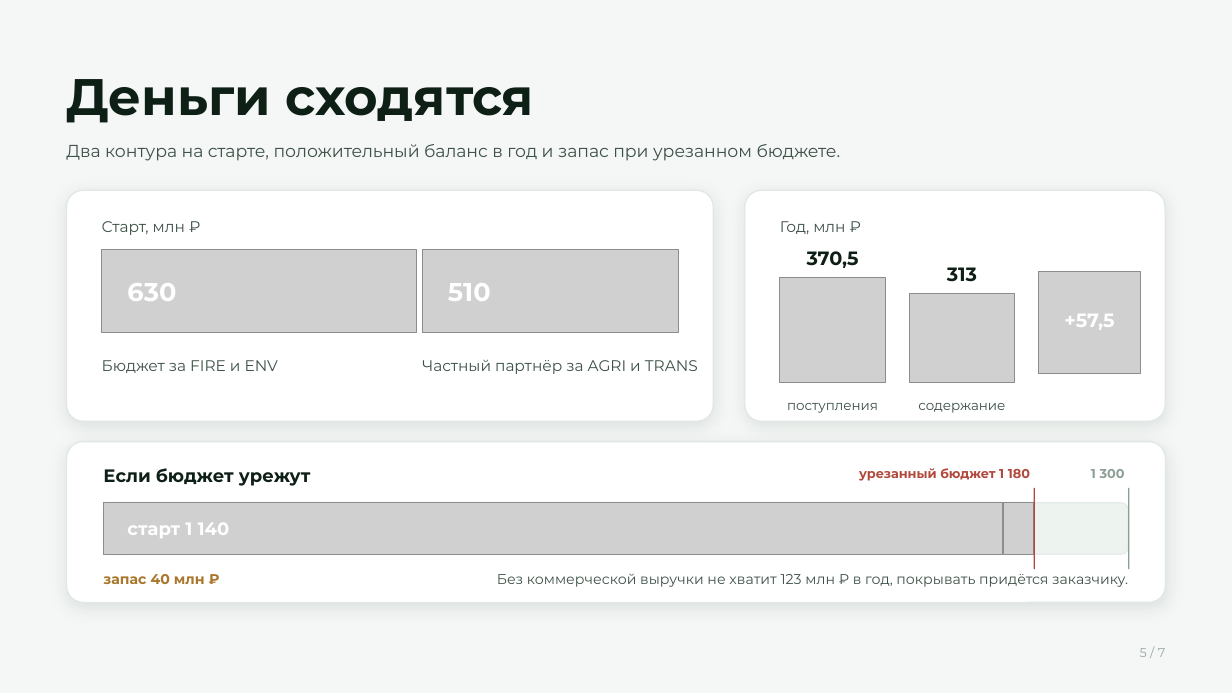
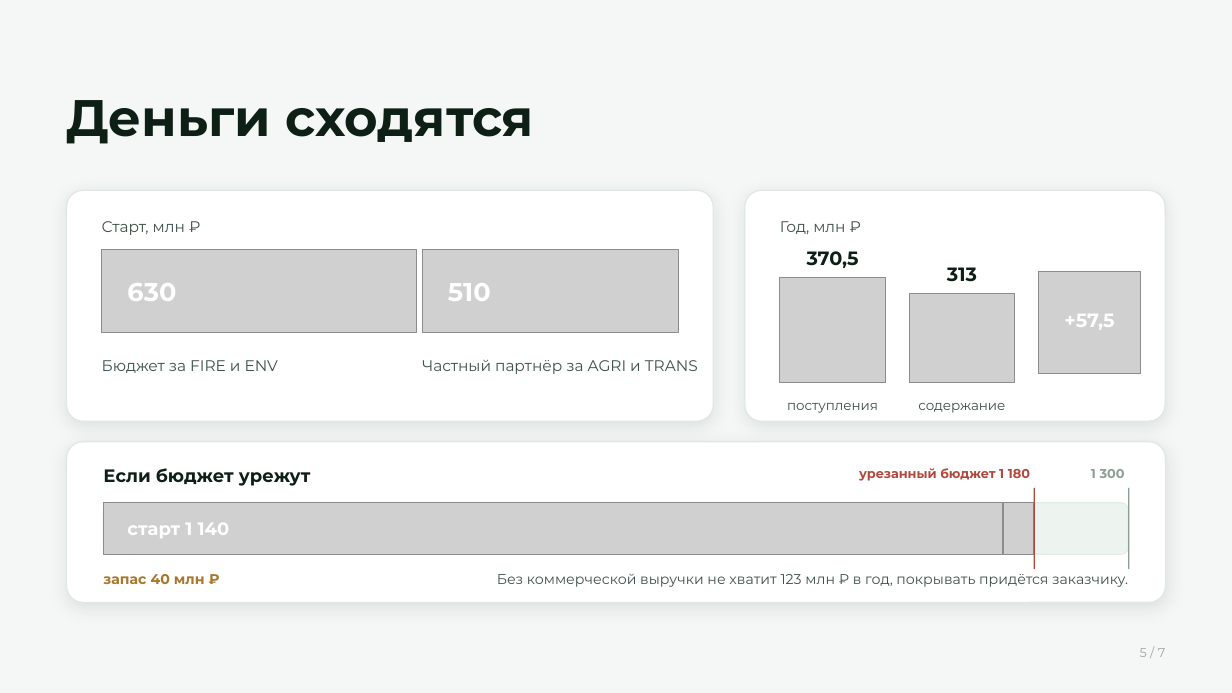
Before and after one commit to pmixay/hackathon-1109, a slide deck: slide 5 of docs/presentation/kosmo-deck.pptx. Drawn at 1232x693 pixels with LibreOffice and Linux fonts; fonts in the diff are those of the drawing; grey boxes stand for pictures. Boxes give left, top, right and bottom in pixels: in the first picture for what was removed or moved away, otherwise in the second. Text is boxed around its words. In the diff, an @@ line names an element or a change of style, - is before the commit and + after.

```diff
--- a/docs/presentation/kosmo-deck.pptx
+++ b/docs/presentation/kosmo-deck.pptx
@@ text "Деньги сходятся" moved from (x1=66, y1=79, x2=535, y2=123) to (x1=66, y1=100, x2=535, y2=144) @@
@@ text removed at (x1=66, y1=144, x2=841, y2=161) @@
-Два контура на старте, положительный баланс в год и запас при урезанном бюджете.
```
Also in this commit, not shown: 10 other slides changed, 15 other files.
